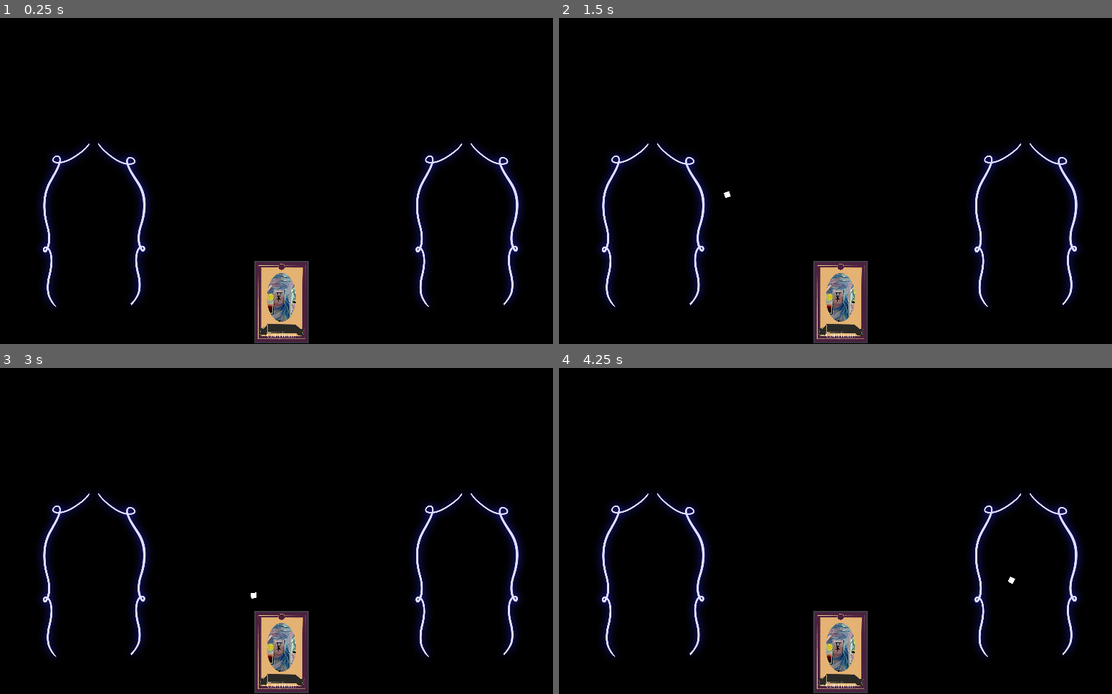
Above: before the commit, frames 1-4 (two rows, left to right).
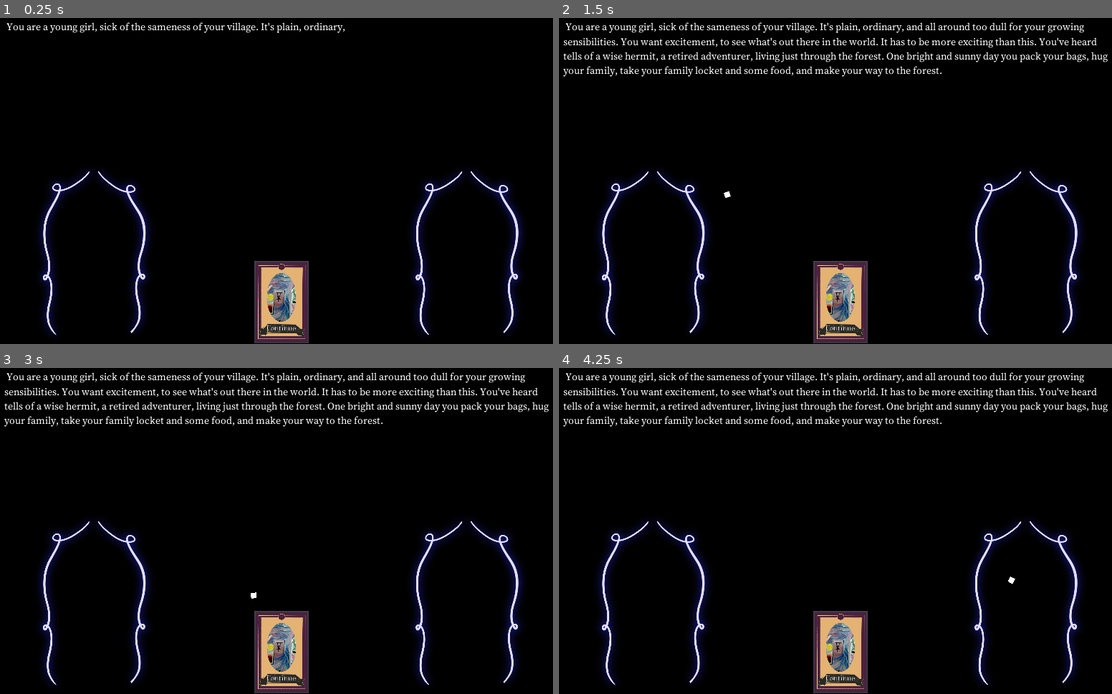
Above: after the commit, the same moments.

Repository: AngelOnFira/ggj-2022
Game: Godot game, scene res://Main.tscn
Two runs of this game, one before a commit and one after it. Both use one fixed random seed, a clock stepped at 60 frames per second and the inputs below.
Inputs (mouse positions are in pixels of both pictures, inside the frame that each line leads up to):
- Up to frame 1 (0.25 s): no input
- Up to frame 2 (1.5 s): move the mouse to (841, 301) at 0.52 s; click (841, 301) at 0.6 s; move the mouse to (724, 194) at 1.27 s; click (724, 194) at 1.35 s
- Up to frame 3 (3 s): tap Enter at 2 s; move the mouse to (337, 452) at 2.02 s; click (337, 452) at 2.1 s; tap Space at 2.75 s; move the mouse to (248, 592) at 2.77 s; click (248, 592) at 2.85 s
- Up to frame 4 (4.25 s): tap Enter at 3.5 s; move the mouse to (1012, 576) at 3.52 s; click (1012, 576) at 3.6 s

The runs differ from the first frame. In frame 1, 6.0% of the frame differs, in the area x 1-95%, y 1-99%; in frame 2, 8.7%, in the area x 0-100%, y 1-99%; in frame 3, 8.7%; in frame 4, 8.7%.

Commit message:
Fixed center

Diff:
--- a/Card.tscn
+++ b/Card.tscn
@@ -44,7 +44,6 @@
 mouse_filter = 2
 
 [node name="Cub" type="Control" parent="Cards"]
-visible = false
 margin_right = 186.0
 margin_bottom = 286.0
 mouse_filter = 2
@@ -123,9 +122,14 @@
 }
 
 [node name="Child" type="Control" parent="Cards"]
-visible = false
-margin_right = 186.0
-margin_bottom = 286.0
+anchor_left = 0.5
+anchor_top = 0.5
+anchor_right = 0.5
+anchor_bottom = 0.5
+margin_left = -93.0
+margin_top = -143.0
+margin_right = 93.0
+margin_bottom = 143.0
 mouse_filter = 2
 __meta__ = {
 "_edit_use_anchors_": false
@@ -203,12 +207,14 @@
 
 [node name="Family" type="Control" parent="Cards"]
 visible = false
-anchor_right = 1.0
-anchor_bottom = 1.0
-margin_left = -7.0
-margin_top = -7.0
-margin_right = -7.0
-margin_bottom = -7.0
+anchor_left = 0.5
+anchor_top = 0.5
+anchor_right = 0.5
+anchor_bottom = 0.5
+margin_left = -93.0
+margin_top = -143.0
+margin_right = 93.0
+margin_bottom = 143.0
 mouse_filter = 2
 __meta__ = {
 "_edit_use_anchors_": false
@@ -286,12 +292,14 @@
 
 [node name="Stablemaster" type="Control" parent="Cards"]
 visible = false
-anchor_right = 1.0
-anchor_bottom = 1.0
-margin_left = -7.0
-margin_top = -7.0
-margin_right = -7.0
-margin_bottom = -7.0
+anchor_left = 0.5
+anchor_top = 0.5
+anchor_right = 0.5
+anchor_bottom = 0.5
+margin_left = -93.0
+margin_top = -143.0
+margin_right = 93.0
+margin_bottom = 143.0
 mouse_filter = 2
 __meta__ = {
 "_edit_use_anchors_": false
@@ -368,6 +376,7 @@
 }
 
 [node name="Continue" type="Control" parent="Cards"]
+visible = false
 margin_right = 186.0
 margin_bottom = 286.0
 mouse_filter = 2
@@ -472,14 +481,14 @@
 margin_left = 7.0
 margin_top = 7.0
 margin_right = 193.0
-margin_bottom = 266.0
+margin_bottom = 293.0
 mouse_filter = 2
 
 [node name="VBoxContainer" type="VBoxContainer" parent="TextContainer"]
 anchor_top = 1.0
 anchor_right = 1.0
 anchor_bottom = 1.0
-margin_top = -40.0
+margin_top = -66.0
 __meta__ = {
 "_edit_use_anchors_": false
 }
--- a/Main.tscn
+++ b/Main.tscn
@@ -57,12 +57,13 @@
 [node name="Narrator" parent="VBoxContainer" instance=ExtResource( 3 )]
 anchor_right = 0.0
 margin_right = 1024.0
-margin_bottom = 200.0
+margin_bottom = 250.0
+rect_min_size = Vector2( 0, 250 )
 
 [node name="CardSlots" type="HBoxContainer" parent="VBoxContainer"]
-margin_top = 204.0
+margin_top = 254.0
 margin_right = 1024.0
-margin_bottom = 604.0
+margin_bottom = 654.0
 size_flags_horizontal = 5
 size_flags_vertical = 4
 
--- a/Prototype/Story.tscn
+++ b/Prototype/Story.tscn
@@ -6,16 +6,6 @@
 
 [node name="Story" type="Node"]
 script = ExtResource( 1 )
-
-[node name="Menu" type="Node" parent="."]
-script = ExtResource( 4 )
-
-[node name="Continue" type="Node" parent="Menu"]
-script = ExtResource( 2 )
-left_text = "Embark on the tale!"
-right_text = "On to adventure!"
-continue_left = NodePath("../../Leaving")
-continue_right = NodePath("../../Leaving")
 
 [node name="Leaving" type="Node" parent="."]
 script = ExtResource( 4 )
